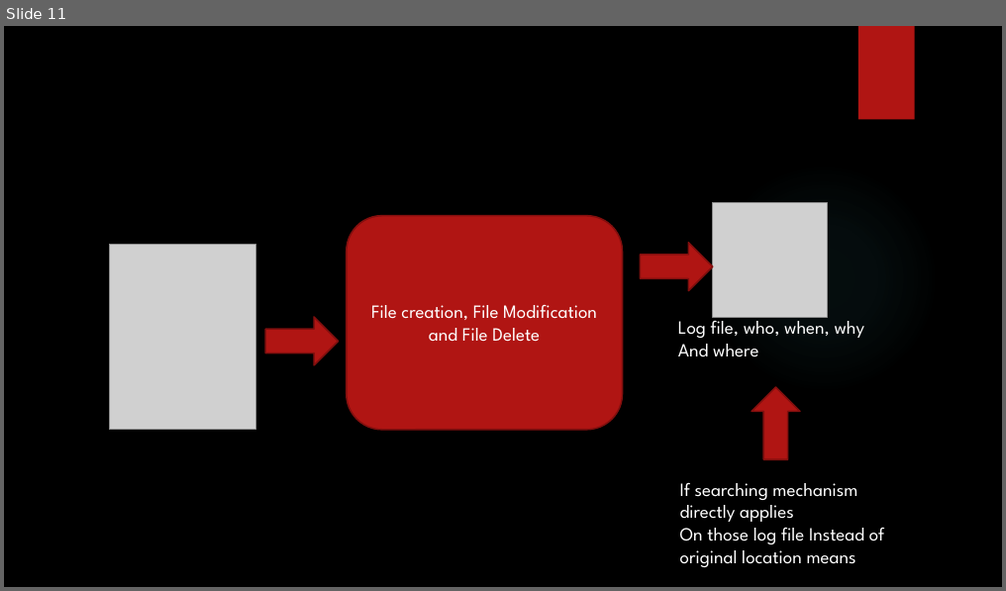
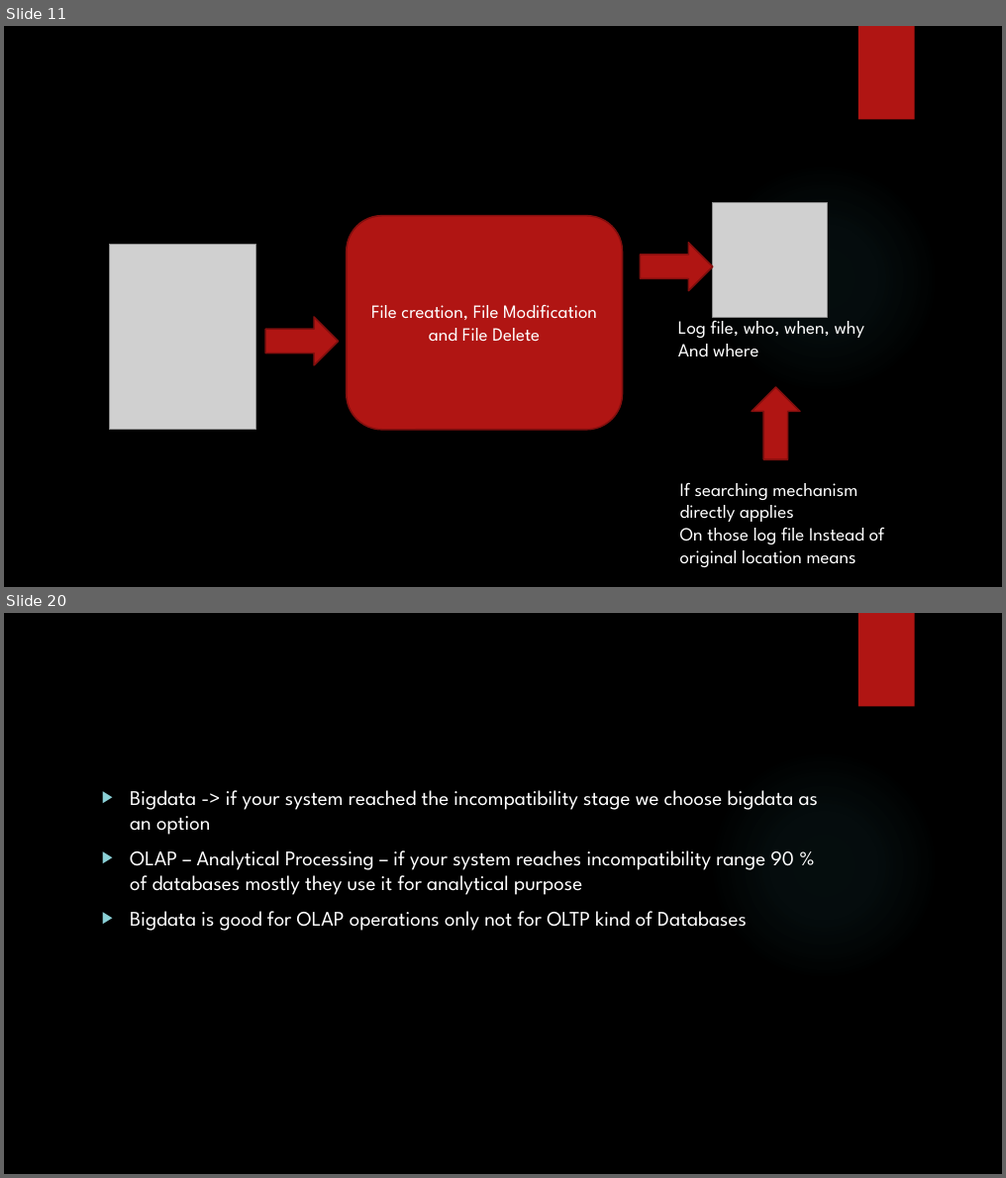
Before and after one commit to karthick1808/DW001, a slide deck: Bigdata Basics.pptx. Shown one above the other, each under a label of ours: slide 11 before the commit, slides 11 and 20 after it; the slides between them are not shown. The pictures are 1006x591 and 1006x1178 pixels, drawn with LibreOffice and Linux fonts; fonts in the diff are those of the drawing; grey boxes stand for pictures; background and template pictures are left out. Boxes give left, top, right and bottom in pixels: in the first picture for what was removed or moved away, otherwise in the second. Text is boxed around its words. In the diff, an @@ line names an element or a change of style, - is before the commit and + after.

```diff
--- a/Bigdata Basics.pptx
+++ b/Bigdata Basics.pptx
@@ slide 20 added at [4, 613, 1002, 1174], background picture (left out); not listed: 2 template elements that a slide beside it also shows @@
@@ text added at [130, 790, 818, 931], 20 pt, text #FFFFFF @@
+▶ Bigdata -> if your system reached the incompatibility stage we choose bigdata as an option
+▶ OLAP – Analytical Processing – if your system reaches incompatibility range 90 % of databases mostly they use it for analytical purpose
+▶ Bigdata is good for OLAP operations only not for OLTP kind of Databases
```
Also in this commit, not shown: 8 other slides added.
